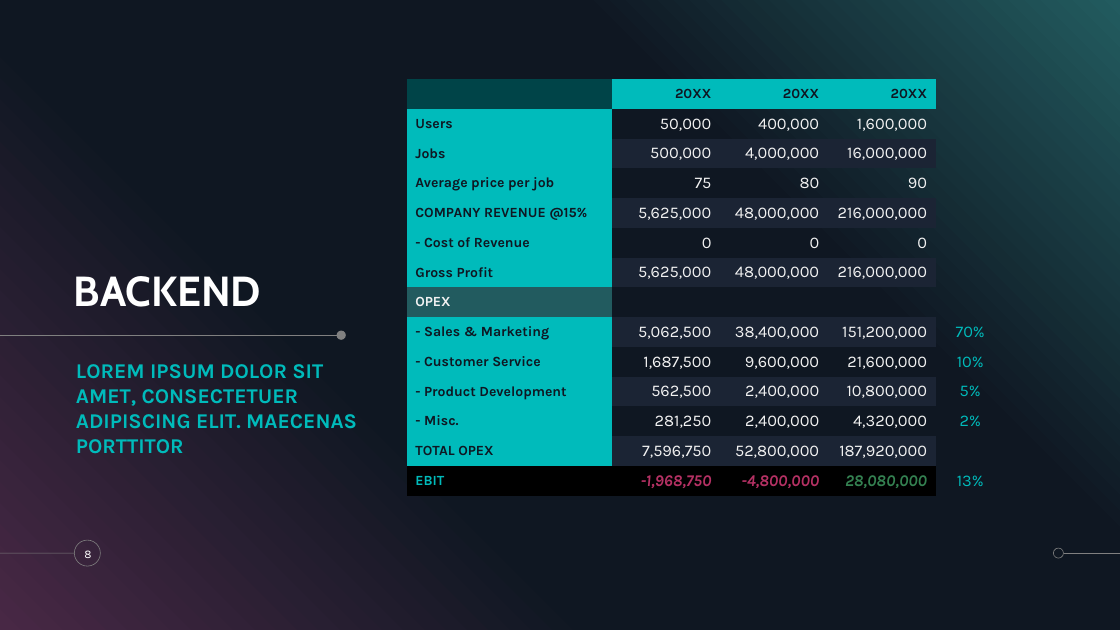
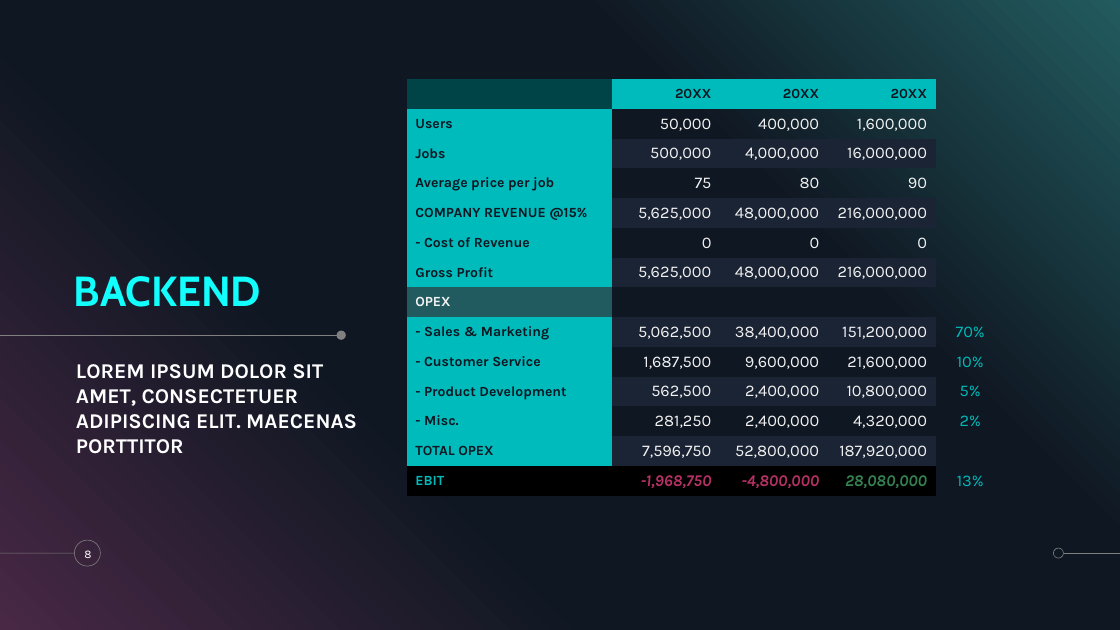
Before and after one commit to krshnknsr21/Sentiment-Analysis, a slide deck: slide 8 of Overview.pptx. Drawn at 1120x630 pixels with LibreOffice and Linux fonts; fonts in the diff are those of the drawing. Boxes give left, top, right and bottom in pixels: in the first picture for what was removed or moved away, otherwise in the second. Text is boxed around its words. In the diff, an @@ line names an element or a change of style, - is before the commit and + after.

```diff
--- a/Overview.pptx
+++ b/Overview.pptx
@@ title "BACKEND" at (74, 276, 261, 307): text colour #FFFFFF to #12FFFE @@
@@ text "LOREM IPSUM DOLOR SIT AMET, ..." at (76, 364, 357, 429): text colour #00BBBB to #FFFFFF @@
```
Also in this commit, not shown: 8 other slides changed.
